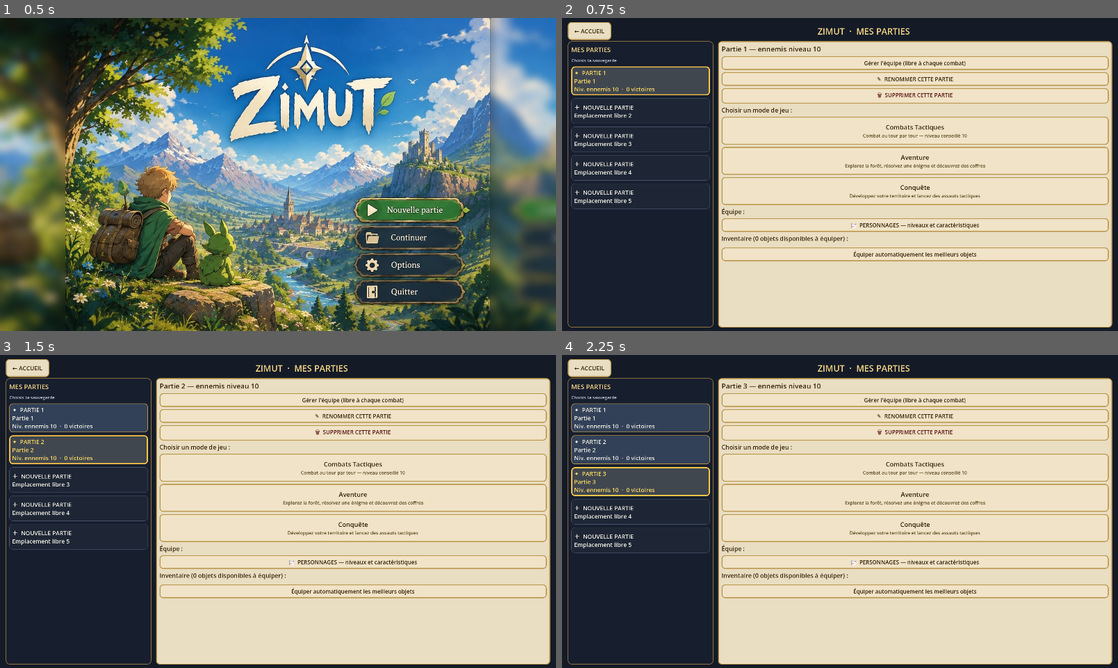
Above: before the commit, frames 1-4 (two rows, left to right).
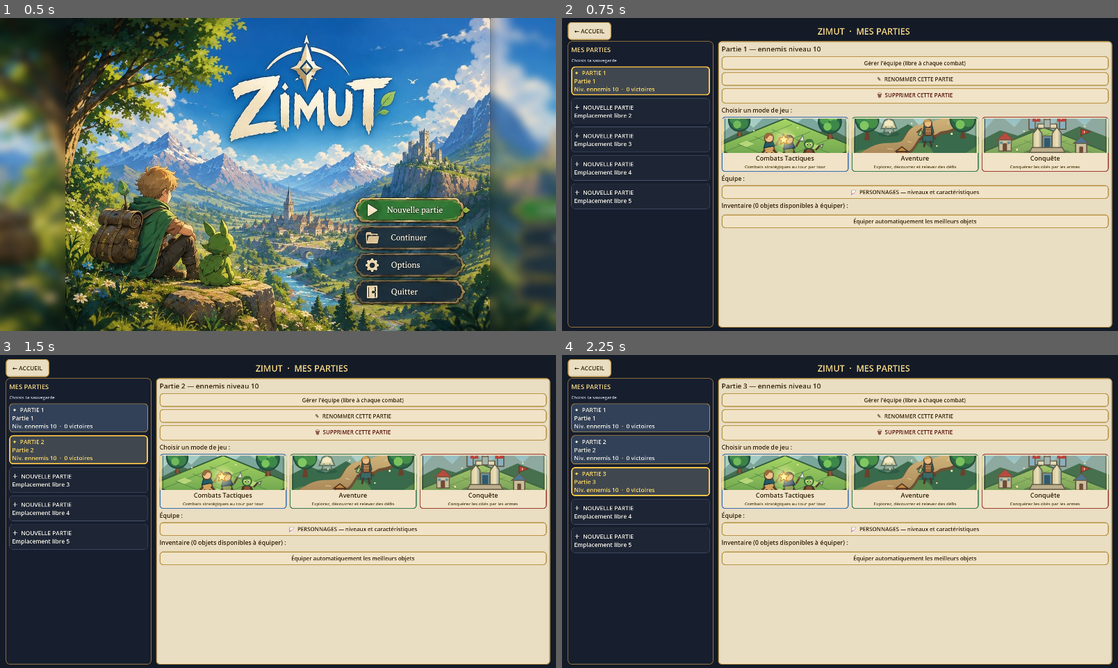
Above: after the commit, the same moments.

Repository: CharlieG42/Zimut
Game: Godot game, scene res://scenes/MainMenu.tscn
The game is run twice, just before and just after one commit, with the same random seed, the same clock (stepped at 60 frames per second) and the same inputs.
Inputs (mouse positions are in pixels of both pictures, inside the frame that each line leads up to):
- Up to frame 1 (0.5 s): no input
- Up to frame 2 (0.75 s): click (973, 208) at 0.5 s
- Up to frame 3 (1.5 s): click "＋ NOUVELLE PARTIE Emplacement…" at 1.25 s
- Up to frame 4 (2.25 s): click "＋ NOUVELLE PARTIE Emplacement…" at 2 s

Frame 1 is identical in both runs. In frame 2, 12% of the frame differs, in the area x 28-99%, y 31-78%; in frame 3, 12%; in frame 4, 12%.

Commit message:
Replace plain mode buttons with illustrated cards

Diff:
--- a/prototype/zimut/scripts/SaveSlotsUI.gd
+++ b/prototype/zimut/scripts/SaveSlotsUI.gd
@@ -363,18 +363,28 @@
 	mode_lbl.add_theme_font_size_override("font_size", _ui_font(21))
 	mode_lbl.add_theme_color_override("font_color", COL_TXT)
 	_detail_box.add_child(mode_lbl)
-	_detail_box.add_child(_mode_button("Combats Tactiques", "Combat au tour par tour — niveau conseillé %d" % int(data.get("level", 10)), true, func() -> void:
-		_current.erase("campaign_mode")
-		ProgressionManager.write_save(slot, _current)
-		GameManager.active_save = ProgressionManager.load_save(slot)
-		GameManager.active_slot = slot
-		GameManager.fight_biome = "Forêt"
-		battle_requested.emit(slot)
-		get_tree().change_scene_to_file("res://scenes/TeamSelection.tscn")))
-	_detail_box.add_child(_mode_button("Aventure", "Explorez la forêt, résolvez une énigme et découvrez des coffres", true, func() -> void:
-		_launch_campaign_mode("adventure", "res://scenes/AdventureMap.tscn", slot)))
-	_detail_box.add_child(_mode_button("Conquête", "Développez votre territoire et lancez des assauts tactiques", true, func() -> void:
-		_launch_campaign_mode("conquest", "res://scenes/ConquestMap.tscn", slot)))
+	var modes_row := HBoxContainer.new()
+	modes_row.size_flags_horizontal = Control.SIZE_EXPAND_FILL
+	modes_row.add_theme_constant_override("separation", 10)
+	_detail_box.add_child(modes_row)
+	modes_row.add_child(_mode_button("Combats Tactiques",
+		"Combats stratégiques au tour par tour", "res://assets/ui/modes/mode_tactique.svg",
+		Color(0.22, 0.43, 0.69), true, func() -> void:
+			_current.erase("campaign_mode")
+			ProgressionManager.write_save(slot, _current)
+			GameManager.active_save = ProgressionManager.load_save(slot)
+			GameManager.active_slot = slot
+			GameManager.fight_biome = "Forêt"
+			battle_requested.emit(slot)
+			get_tree().change_scene_to_file("res://scenes/TeamSelection.tscn")))
+	modes_row.add_child(_mode_button("Aventure",
+		"Explorez, découvrez et relevez des défis", "res://assets/ui/modes/mode_aventure.svg",
+		Color(0.22, 0.48, 0.31), true, func() -> void:
+			_launch_campaign_mode("adventure", "res://scenes/AdventureMap.tscn", slot)))
+	modes_row.add_child(_mode_button("Conquête",
+		"Conquérez les cités par les armes", "res://assets/ui/modes/mode_conquete.svg",
+		Color(0.62, 0.25, 0.20), true, func() -> void:
+			_launch_campaign_mode("conquest", "res://scenes/ConquestMap.tscn", slot)))
 
 	var team: Array = data.get("team", [])
 	var team_lbl := Label.new()
@@ -472,47 +482,61 @@
 const COL_DISABLED_BORDER := Color(0.28, 0.31, 0.39, 1.0)
 const COL_DISABLED_TXT := Color(0.45, 0.48, 0.55)
 
-## Bouton de mode de jeu : titre + descriptif ; grisé et non cliquable si à venir.
-func _mode_button(title_txt: String, desc: String, enabled: bool, cb: Callable) -> Button:
+## Carte de mode : vignette illustrée, titre et court descriptif.
+func _mode_button(title_txt: String, desc: String, art_path: String, accent: Color, enabled: bool, cb: Callable) -> Button:
 	var b := Button.new()
 	b.text = ""
-	b.custom_minimum_size = Vector2(0, 76 if _is_compact() else 96)
+	b.size_flags_horizontal = Control.SIZE_EXPAND_FILL
+	b.size_flags_stretch_ratio = 1.0
+	b.custom_minimum_size = Vector2(0, 150 if _is_compact() else 190)
 	b.disabled = not enabled
 	b.focus_mode = Control.FOCUS_ALL if enabled else Control.FOCUS_NONE
 	var vb := VBoxContainer.new()
 	vb.set_anchors_preset(Control.PRESET_FULL_RECT)
 	vb.alignment = BoxContainer.ALIGNMENT_CENTER
-	vb.add_theme_constant_override("separation", 2)
+	vb.add_theme_constant_override("separation", 3)
+	vb.mouse_filter = Control.MOUSE_FILTER_IGNORE
 	b.add_child(vb)
+
+	var art := TextureRect.new()
+	art.texture = load(art_path) as Texture2D if ResourceLoader.exists(art_path) else null
+	art.custom_minimum_size = Vector2(0, 88 if _is_compact() else 118)
+	art.size_flags_horizontal = Control.SIZE_EXPAND_FILL
+	art.expand_mode = TextureRect.EXPAND_IGNORE_SIZE
+	art.stretch_mode = TextureRect.STRETCH_KEEP_ASPECT_COVERED
+	art.mouse_filter = Control.MOUSE_FILTER_IGNORE
+	vb.add_child(art)
+
 	var t := Label.new()
 	t.text = title_txt
 	t.add_theme_font_size_override("font_size", _ui_font(22))
 	t.horizontal_alignment = HORIZONTAL_ALIGNMENT_CENTER
 	t.add_theme_color_override("font_color", COL_TXT if enabled else COL_DISABLED_TXT)
+	t.mouse_filter = Control.MOUSE_FILTER_IGNORE
 	vb.add_child(t)
+
 	var d := Label.new()
 	d.text = desc
-	d.add_theme_font_size_override("font_size", _ui_font(16))
+	d.add_theme_font_size_override("font_size", _ui_font(15))
 	d.horizontal_alignment = HORIZONTAL_ALIGNMENT_CENTER
+	d.autowrap_mode = TextServer.AUTOWRAP_WORD_SMART
 	d.add_theme_color_override("font_color", Color(0.35, 0.28, 0.12) if enabled else COL_DISABLED_TXT)
+	d.mouse_filter = Control.MOUSE_FILTER_IGNORE
 	vb.add_child(d)
+
 	var normal := StyleBoxFlat.new()
-	if enabled:
-		normal.bg_color = COL_PANEL
-		normal.border_color = COL_BORDER
-	else:
-		normal.bg_color = COL_DISABLED_BG
-		normal.border_color = COL_DISABLED_BORDER
+	normal.bg_color = COL_PANEL if enabled else COL_DISABLED_BG
+	normal.border_color = accent if enabled else COL_DISABLED_BORDER
 	normal.set_border_width_all(3)
 	normal.set_corner_radius_all(12)
-	normal.content_margin_left = 12
-	normal.content_margin_right = 12
-	normal.content_margin_top = 8
-	normal.content_margin_bottom = 8
+	normal.content_margin_left = 7
+	normal.content_margin_right = 7
+	normal.content_margin_top = 7
+	normal.content_margin_bottom = 7
 	var hover := normal.duplicate()
 	if enabled:
 		hover.bg_color = Color(0.99, 0.95, 0.83)
-		hover.border_color = Color(0.85, 0.68, 0.3)
+		hover.border_color = accent.lightened(0.25)
 	var pressed_s := normal.duplicate()
 	if enabled:
 		pressed_s.bg_color = Color(0.88, 0.82, 0.66)
